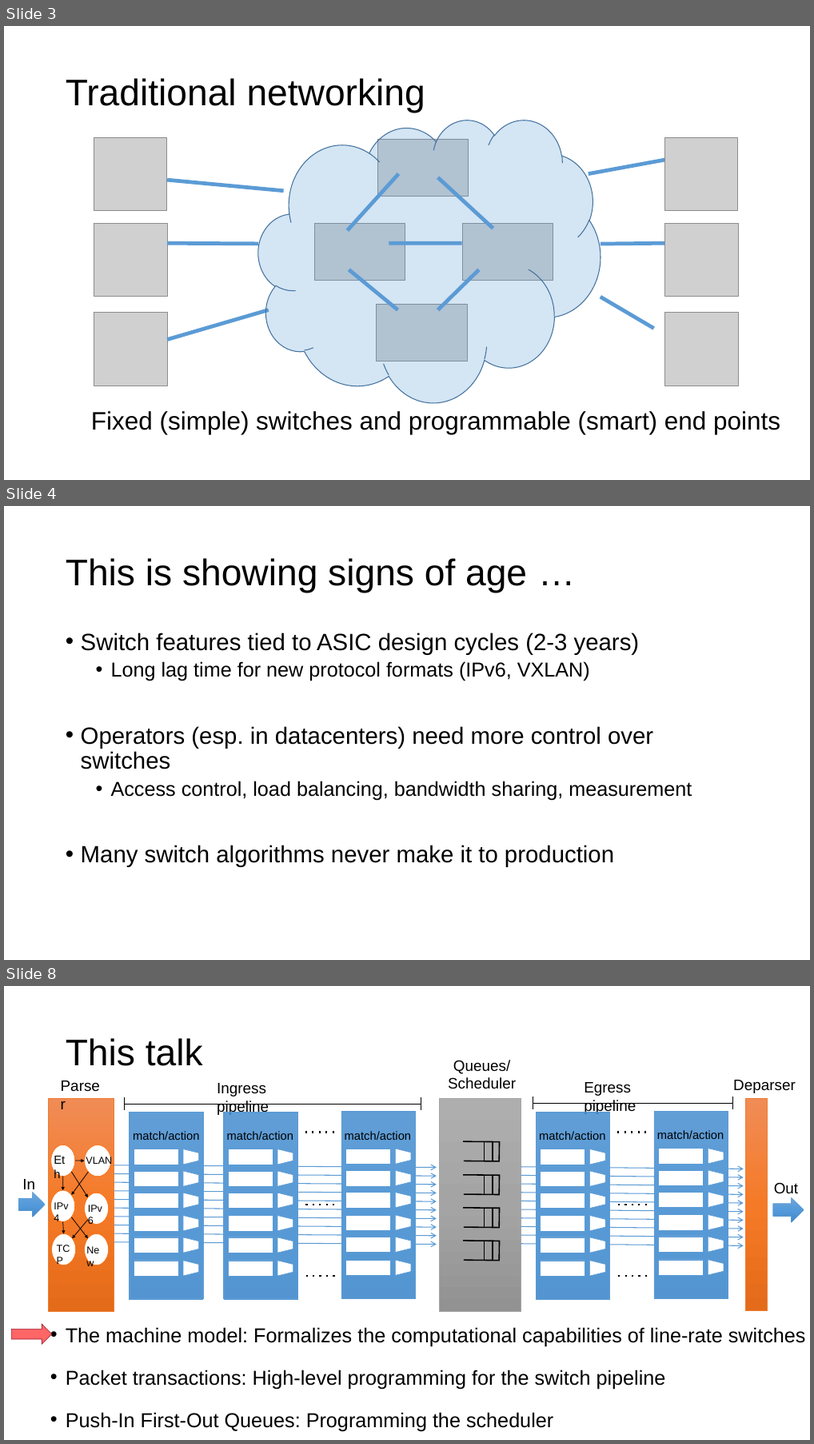
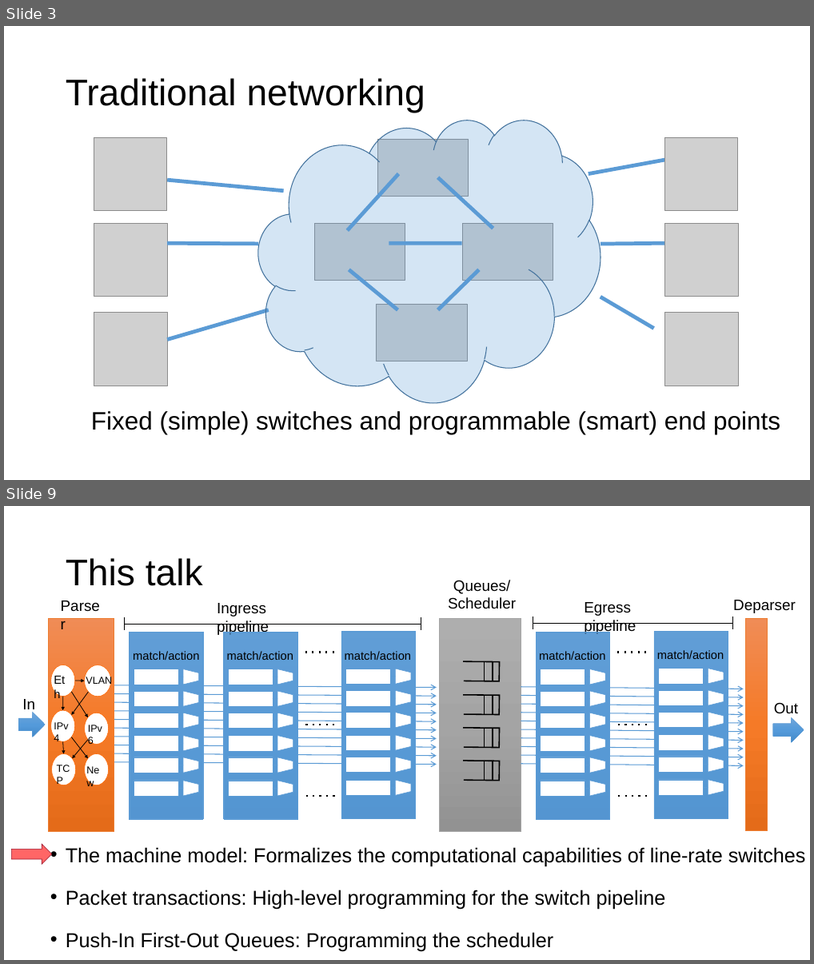
Before and after one commit to anirudhSK/pifo-domino-marple-ppts, a slide deck: combined_domino_pifo.pptx. Shown one above the other, each under a label of ours: slides 3, 4 and 8 before the commit, slides 3 and 9 after it; the slides between them are not shown. The pictures are 814x1444 and 814x964 pixels, drawn with LibreOffice and Linux fonts; fonts in the diff are those of the drawing; grey boxes stand for pictures. Boxes give left, top, right and bottom in pixels: in the first picture for what was removed or moved away, otherwise in the second. Text is boxed around its words. In the diff, an @@ line names an element or a change of style, - is before the commit and + after.

```diff
--- a/combined_domino_pifo.pptx
+++ b/combined_domino_pifo.pptx
@@ slide 4 removed at [4, 506, 810, 960], background #FFFFFF @@
@@ title removed at [66, 558, 527, 593] @@
-This is showing signs of age …
@@ text removed at [81, 632, 692, 867] @@
-• Switch features tied to ASIC design cycles (2-3 years)
-  • Long lag time for new protocol formats (IPv6, VXLAN)
-• Operators (esp. in datacenters) need more control over switches
-  • Access control, load balancing, bandwidth sharing, measurement
-• Many switch algorithms never make it to production
@@ what was slide 8 is now slide 9 @@
```
Also in this commit, not shown: 2 slides changed, 2 slides added.
